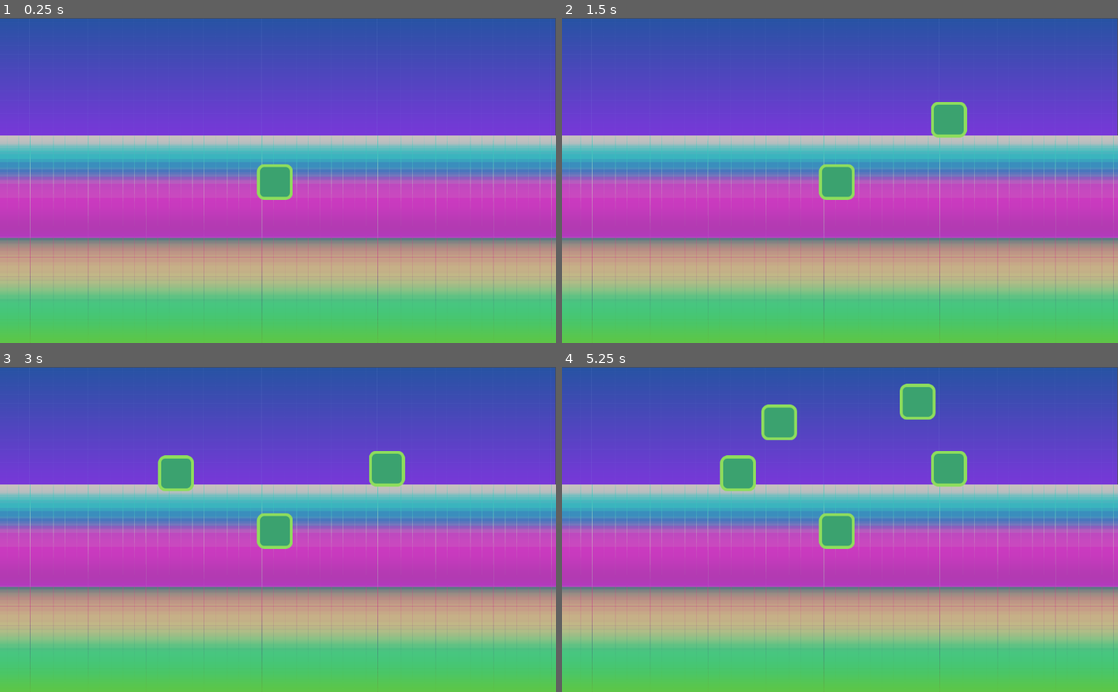
Above: before the commit, frames 1-4 (two rows, left to right).
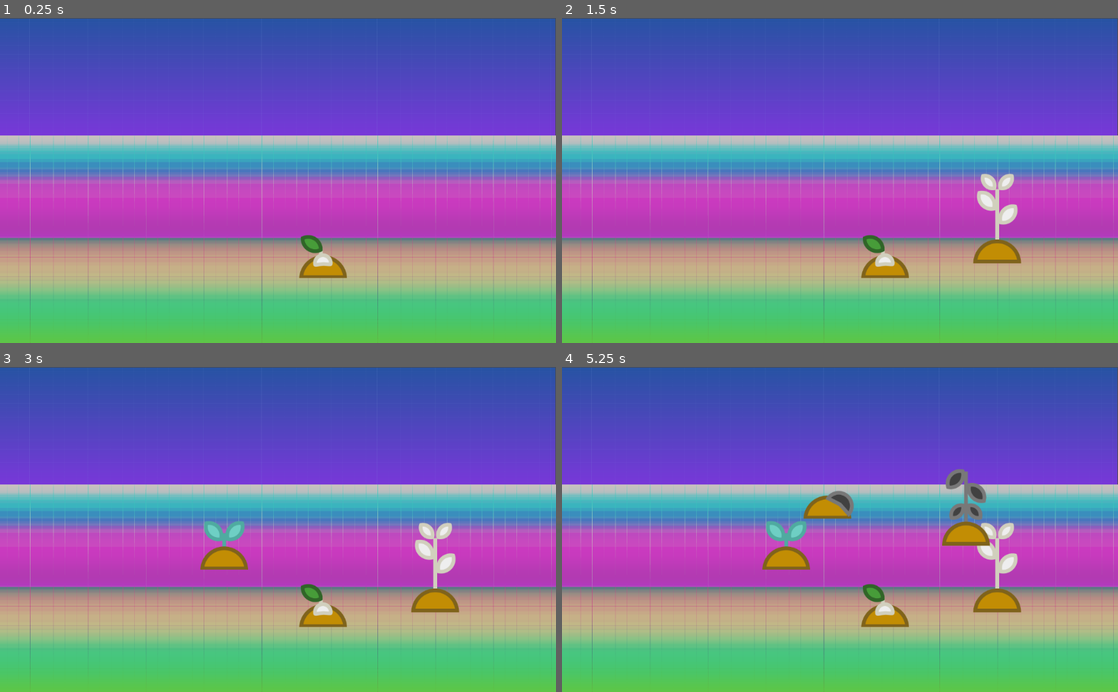
Above: after the commit, the same moments.

Repository: KatheeHDS/TF_TIDM
Game: Godot game, scene res://src/Main.tscn
Same seed, same stepped clock (60 frames per second), same inputs: the game is played once before the commit and once after it.
Inputs (mouse positions are in pixels of both pictures, inside the frame that each line leads up to):
- Up to frame 1 (0.25 s): no input
- Up to frame 2 (1.5 s): tap Enter at 0.5 s; move the mouse to (962, 164) at 0.52 s; click (962, 164) at 0.67 s; tap Space (debug_plant) at 1.25 s; move the mouse to (728, 196) at 1.27 s; click (728, 196) at 1.42 s
- Up to frame 3 (3 s): tap Enter at 2 s; move the mouse to (333, 458) at 2.02 s; click (333, 458) at 2.17 s; tap Space (debug_plant) at 2.75 s; move the mouse to (250, 594) at 2.77 s; click (250, 594) at 2.92 s
- Up to frame 4 (5.25 s): tap Enter at 3.5 s; move the mouse to (1006, 578) at 3.52 s; click (1006, 578) at 3.67 s; tap Space (debug_plant) at 4.15, 5 s; move the mouse to (673, 480) at 4.27 s; click (673, 480) at 4.42 s; move the mouse to (867, 529) at 5.02 s; click (867, 529) at 5.17 s

The runs differ from the first frame. In frame 1, 1.4% of the frame differs, in the area x 46-63%, y 44-81%; in frame 2, 3.3%; in frame 3, 4.8%; in frame 4, 7.7%, in the area x 28-83%, y 5-81%.
Error before the commit: Parse Error: The identifier "tex1" isn't declared in the current scope. (res://src/Actors/Plant.gd:22)

Commit message:
Added sprites V1, tested water growth

Diff:
--- a/PlantManager.gd
+++ b/PlantManager.gd
@@ -44,13 +44,13 @@
 func _process(delta):
 	if Input.is_action_just_pressed("debug_plant"):
 		create_plant()
-
+	# receive plant id to add it to the habitat.
 # TODO Crear diferents tipus de plantes des del plant manager
 
 func create_plant():
 	var nova_planta = Planta.instance() # Afegeix una nova planta a la llista de plantes existents
 	var selected_plant = randi() % Ecosystem.size() #tria un numero random del 0 al (total de plantes existents)
-	nova_planta.set_position(Vector2(rand_range(-200,200), rand_range(-100, 200)))
+	nova_planta.set_position(Vector2(rand_range(-200,200), rand_range(-100, 200))) #TODO SPAWN AREA SIZE
 	habitat[next_id] = nova_planta #afegim la nova planta a la llista de plants
 	add_child(nova_planta)
 	nova_planta.initialize(Ecosystem[selected_plant], next_id)
--- a/src/Actors/Plant.gd
+++ b/src/Actors/Plant.gd
@@ -4,8 +4,7 @@
 
 export var num_crop = 0 #variable global -> Compta el total de plantes des de l'inici
 var num_water = 0 #variable local
-var max_hp = 100
-var textures = []
+var sprites = []
 onready var Plant_sprite = $PlantSprite #get_node("PlantSprite")
 var name_plant
 var water # nombre de clicks
@@ -16,29 +15,29 @@
 
 func initialize(plant_data, plant_id):
 	print(plant_data)
-	self.hp = plant_data["hp"] #
+	self.water = plant_data["water"] #
 	self.name_plant = plant_data["name"] #
 	self.num_crop = plant_id #Es una script variable que cal exportar!
-	tex1 = load("res://Assets/Plants/" + name_plant + "_1.png")
-	tex2 = load("res://Assets/Plants/" + name_plant + "_2.png")
-	tex3 = load("res://Assets/Plants/" + name_plant + "_3.png")
-	tex4 = load("res://Assets/Plants/" + name_plant + "_4.png")
+	sprites.append(load("res://Assets/Plants/" + name_plant + "_1.png"))
+	sprites.append(load("res://Assets/Plants/" + name_plant + "_2.png"))
+	sprites.append(load("res://Assets/Plants/" + name_plant + "_3.png"))
+	sprites.append(load("res://Assets/Plants/" + name_plant + "_4.png"))
+	Plant_sprite.texture = sprites[0]
 
 func on_watered():
 	num_water += 1 #DEBUG counter
-	print(name_plant, " ", num_crop , " regada " , num_water , " vegades. HP ", hp)
-	hp += 10 #increase value of hp by 10 points
-	if hp <= 0:
+	print(name_plant, " ", num_crop , " regada " , num_water , " vegades.")
+	#water += 10 #increase value of water by 10 points
+	var percent = float(num_water)/float(water)*100
+	if percent < 0:
 		print("Error en ", name_plant, " ", num_crop, "HP NEGATIU") #DEBUG
-	elif hp <= 50:
-		Plant_sprite.texture = tex1
-	elif hp <= 60:
-		Plant_sprite.texture = tex2
-	elif hp <= 80:
-		Plant_sprite.texture = tex3
-	elif hp == max_hp:
-		print(name_plant, " ", num_crop, " is fully grown!")
-		Plant_sprite.texture = tex4
-	elif hp > max_hp:
+	elif percent > 100:
 		print(name_plant, " ", num_crop, " harvested!")
 		emit_signal("harvested")
+	elif percent >= 80:
+		print(name_plant, " ", num_crop, " is fully grown!")
+		Plant_sprite.texture = sprites[3]
+	elif percent >= 50:
+		Plant_sprite.texture = sprites[2]
+	elif percent >= 25:
+		Plant_sprite.texture = sprites[1]
--- a/src/Actors/Plant.tscn
+++ b/src/Actors/Plant.tscn
@@ -1,20 +1,21 @@
 [gd_scene load_steps=4 format=2]
 
-[ext_resource path="res://Assets/player.png" type="Texture" id=1]
+[ext_resource path="res://Assets/Plants/Chard_1.png" type="Texture" id=1]
 [ext_resource path="res://src/Actors/Plant.gd" type="Script" id=2]
 
 [sub_resource type="RectangleShape2D" id=1]
-extents = Vector2( 33, 33 )
+extents = Vector2( 86.5, 89 )
 
 [node name="Plant" type="KinematicBody2D"]
 input_pickable = true
 script = ExtResource( 2 )
-num_crop = null
 
 [node name="PlantSprite" type="Sprite" parent="."]
-position = Vector2( 3.8147e-06, -7.62939e-06 )
+position = Vector2( 89, 90 )
 scale = Vector2( 0.6875, 0.6875 )
 texture = ExtResource( 1 )
 
 [node name="CollisionShape2D" type="CollisionShape2D" parent="."]
+position = Vector2( 87.5, 89 )
+scale = Vector2( 1, 1 )
 shape = SubResource( 1 )
Binary file removed: Assets/Plants/Mandarine_3-1.png
Not shown, removed: Assets/Plants/Mandarine_3-1.png.import
